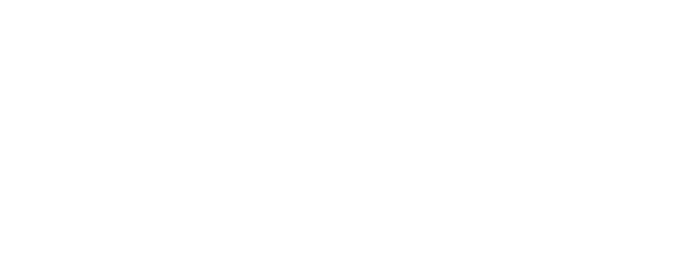
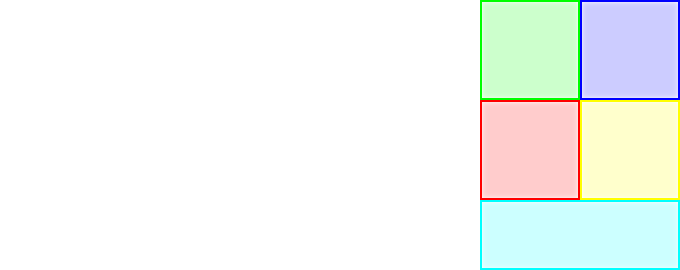
Two versions of the same layered image (680 x 270). Layer-by-layer changes:
added layer "helper" over [480, 0, 680, 270]
